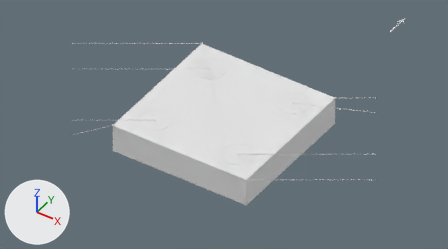
What one commit did to the Blender file assets/models/structural-blender/ebddfe2335830afe.blend.
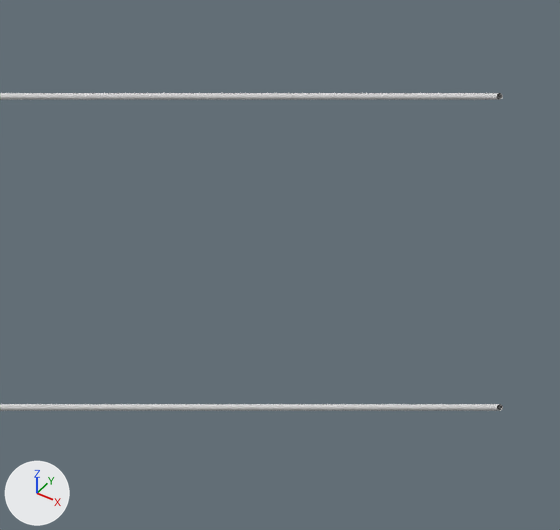
The first picture shows the older version from the file's camera 'Camera'. The close-ups show the older and then the newer version on the part from 75% to 85% of the width and 59% to 76% of the height of that picture. Only the edits that show in the close-ups are written down. The axes (+X, +Y, +Z) are drawn at lower left. The lights are the same throughout.

Objects in the first close-up: 'Leader C', 'Leader P4'.
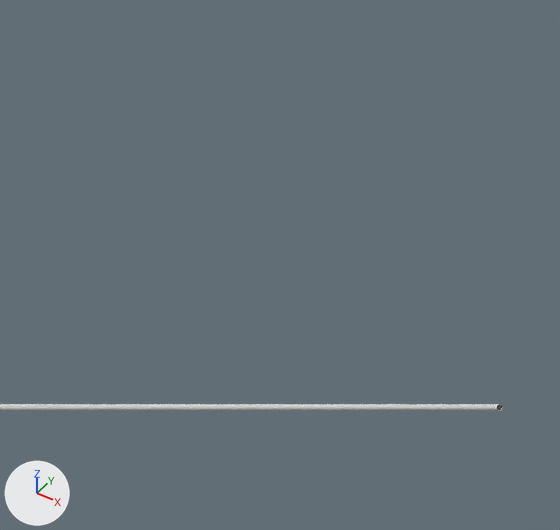
Changed parts and their boxes (x1, y1, x2, y2) in the close-ups (560 x 530 px):
'Leader P4', deleted
    before: (0, 93, 503, 100)

Edits to the bpy script that builds the scene:
```text
Remove ob_leader_p4:
    ob_leader_p4 = bpy.data.objects.new('Leader P4', cu_leader_p4)
    ob_leader_p4.location = (0.0, 0.0, 0.0)
```
